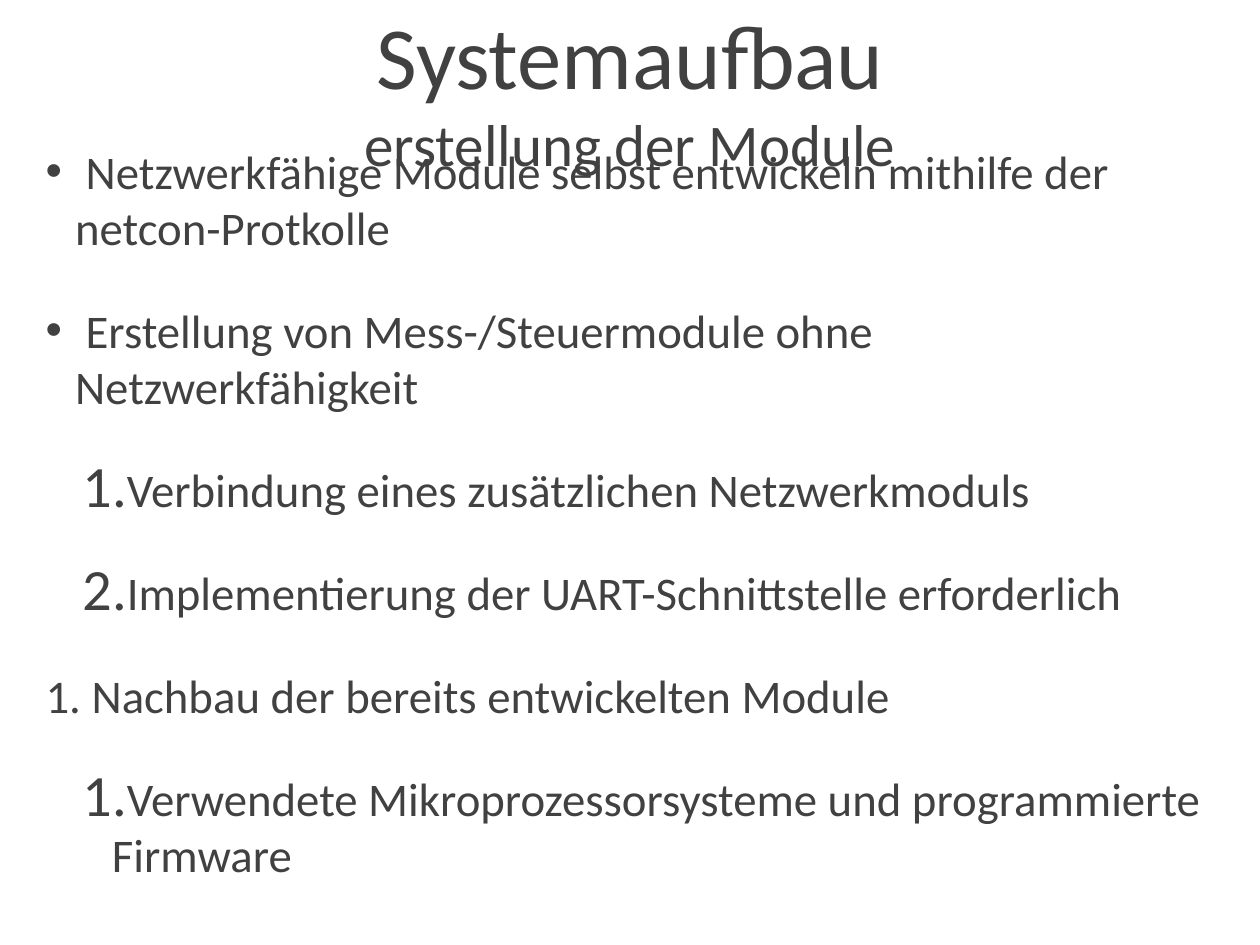
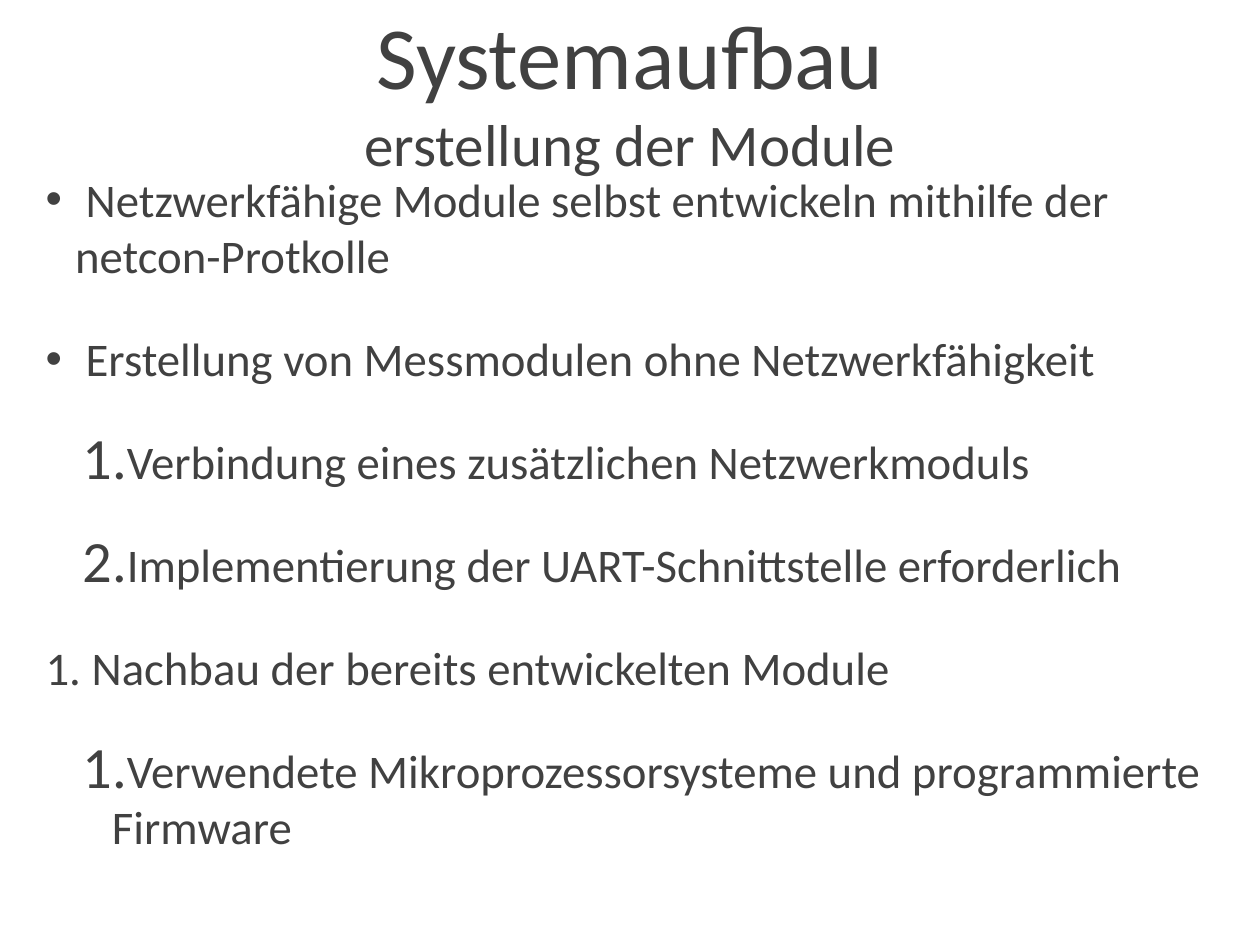
Before and after one commit to sli92/netcon, a slide deck: slide 8 of Dokumentation/Präsentation/netcon_präsentation.ppt. Drawn at 1260x945 pixels with LibreOffice and Linux fonts; fonts in the diff are those of the drawing; background and template pictures are left out. Boxes give left, top, right and bottom in pixels: in the first picture for what was removed or moved away, otherwise in the second. Text is boxed around its words. In the diff, an @@ line names an element or a change of style, - is before the commit and + after.

```diff
--- a/Dokumentation/Präsentation/netcon_präsentation.ppt
+++ b/Dokumentation/Präsentation/netcon_präsentation.ppt
@@ text at bbox=[86, 343, 1094, 384]: text changed @@
-• Erstellung von Mess-/Steuermodule ohne Netzwerkfähigkeit
+• Erstellung von Messmodulen ohne Netzwerkfähigkeit
```
Also in this commit, not shown: 5 other slides changed, 1 other file.
